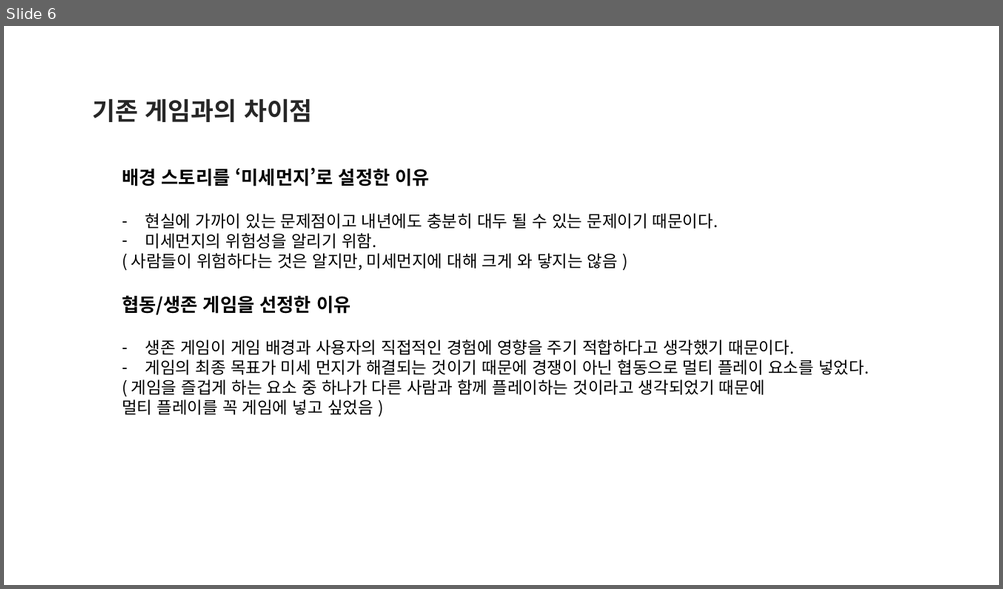
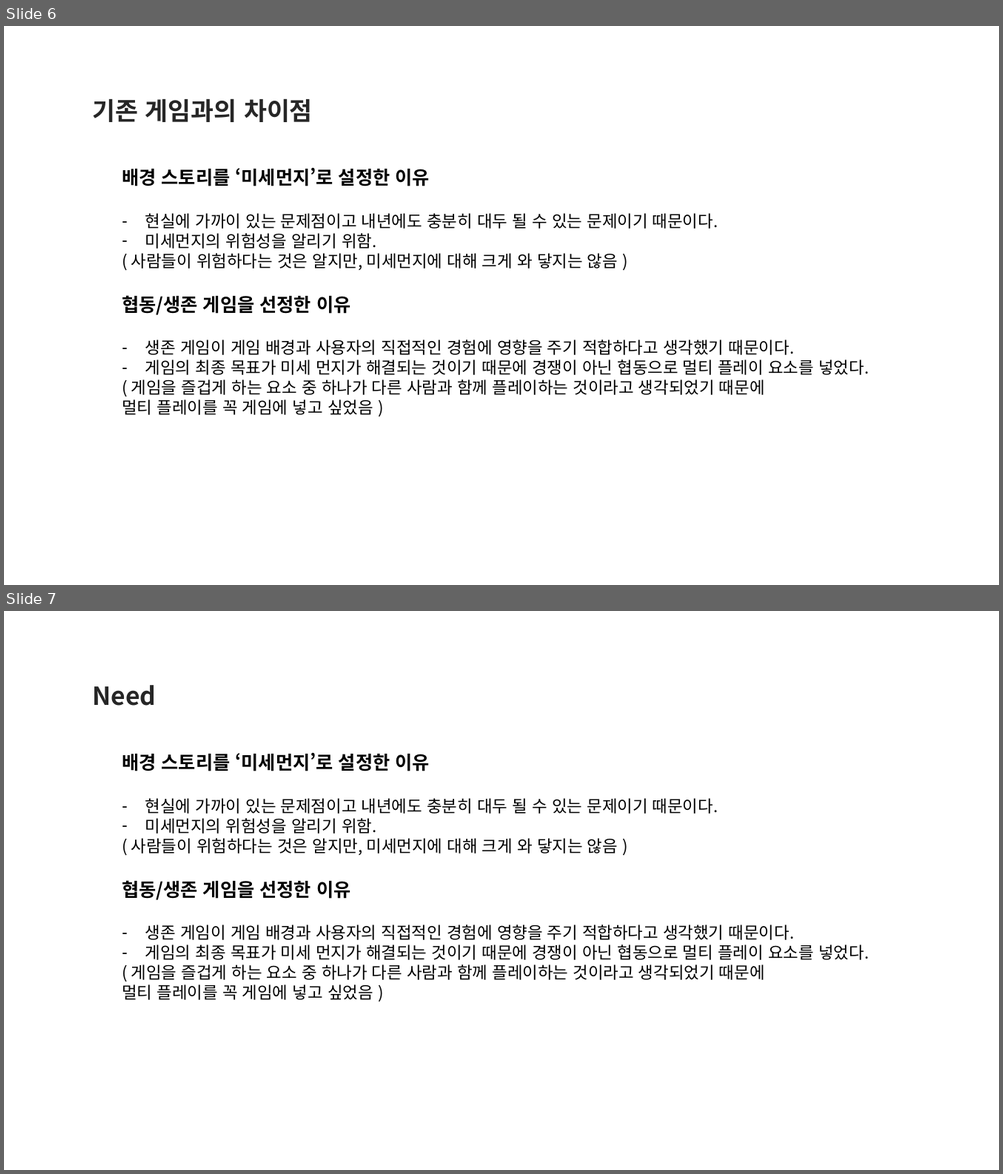
Before and after one commit to goldsun119/Graduation-Project, a slide deck: Document/1122 기획발표자료_01.pptx. Shown one above the other, each under a label of ours: slide 6 before the commit, slides 6 and 7 after it. The pictures are 1003x589 and 1003x1174 pixels, drawn with LibreOffice and Linux fonts; fonts in the diff are those of the drawing. Boxes give left, top, right and bottom in pixels: in the first picture for what was removed or moved away, otherwise in the second. Text is boxed around its words. In the diff, an @@ line names an element or a change of style, - is before the commit and + after.

Commit message:
Update 1122 기획발표자료_01.pptx
일부분 수정
맵 크기, 게임 내에 흐르는 시간과 현실 시간의 비율, 플레이 내 필요한 것들

```diff
--- a/Document/1122 기획발표자료_01.pptx
+++ b/Document/1122 기획발표자료_01.pptx
@@ slide 7 added at (4, 611, 999, 1170), background #FFFFFF @@
@@ text added at (93, 685, 156, 706), 24 pt, text #262626, bold @@
+Need
@@ text added at (122, 752, 868, 1000), 16 pt, text #000000 @@
+배경 스토리를 ‘미세먼지’로 설정한 이유
+– 현실에 가까이 있는 문제점이고 내년에도 충분히 대두 될 수 있는 문제이기 때문이다.
+– 미세먼지의 위험성을 알리기 위함.
+( 사람들이 위험하다는 것은 알지만, 미세먼지에 대해 크게 와 닿지는 않음 )
+협동/생존 게임을 선정한 이유
+– 생존 게임이 게임 배경과 사용자의 직접적인 경험에 영향을 주기 적합하다고 생각했기 때문이다.
+– 게임의 최종 목표가 미세 먼지가 해결되는 것이기 때문에 경쟁이 아닌 협동으로 멀티 플레이 요소를 넣었다.
+( 게임을 즐겁게 하는 요소 중 하나가 다른 사람과 함께 플레이하는 것이라고 생각되었기 때문에
+멀티 플레이를 꼭 게임에 넣고 싶었음 )
```
Also in this commit, not shown: 1 slide changed, 3 other slides added.
